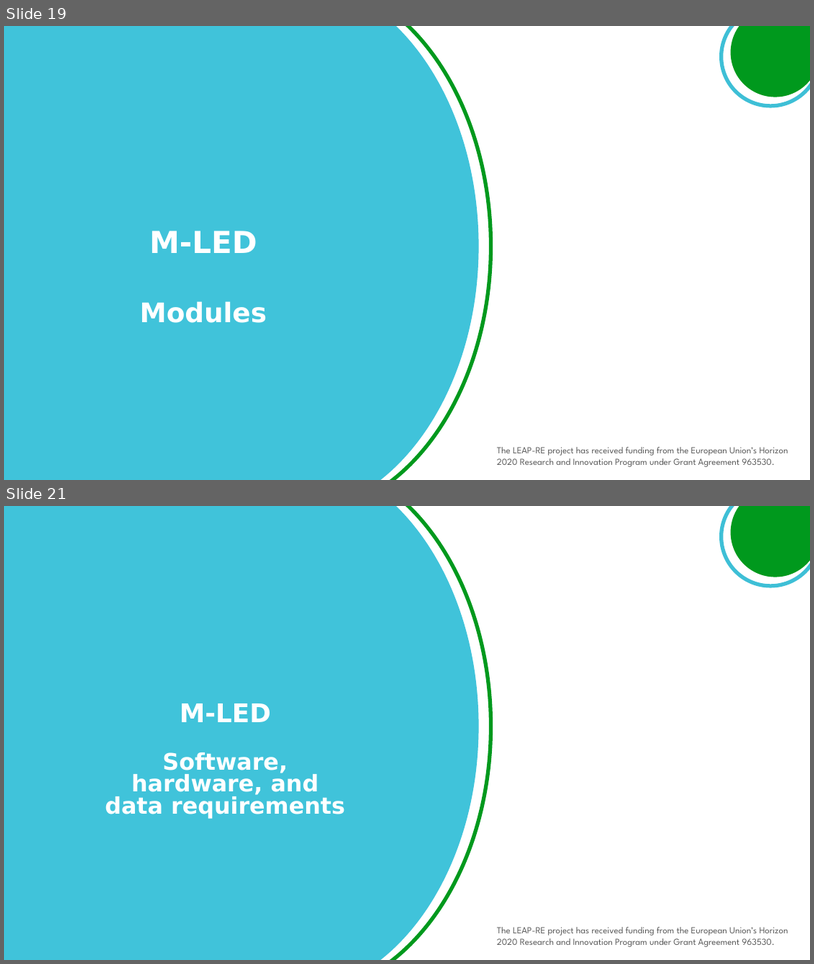
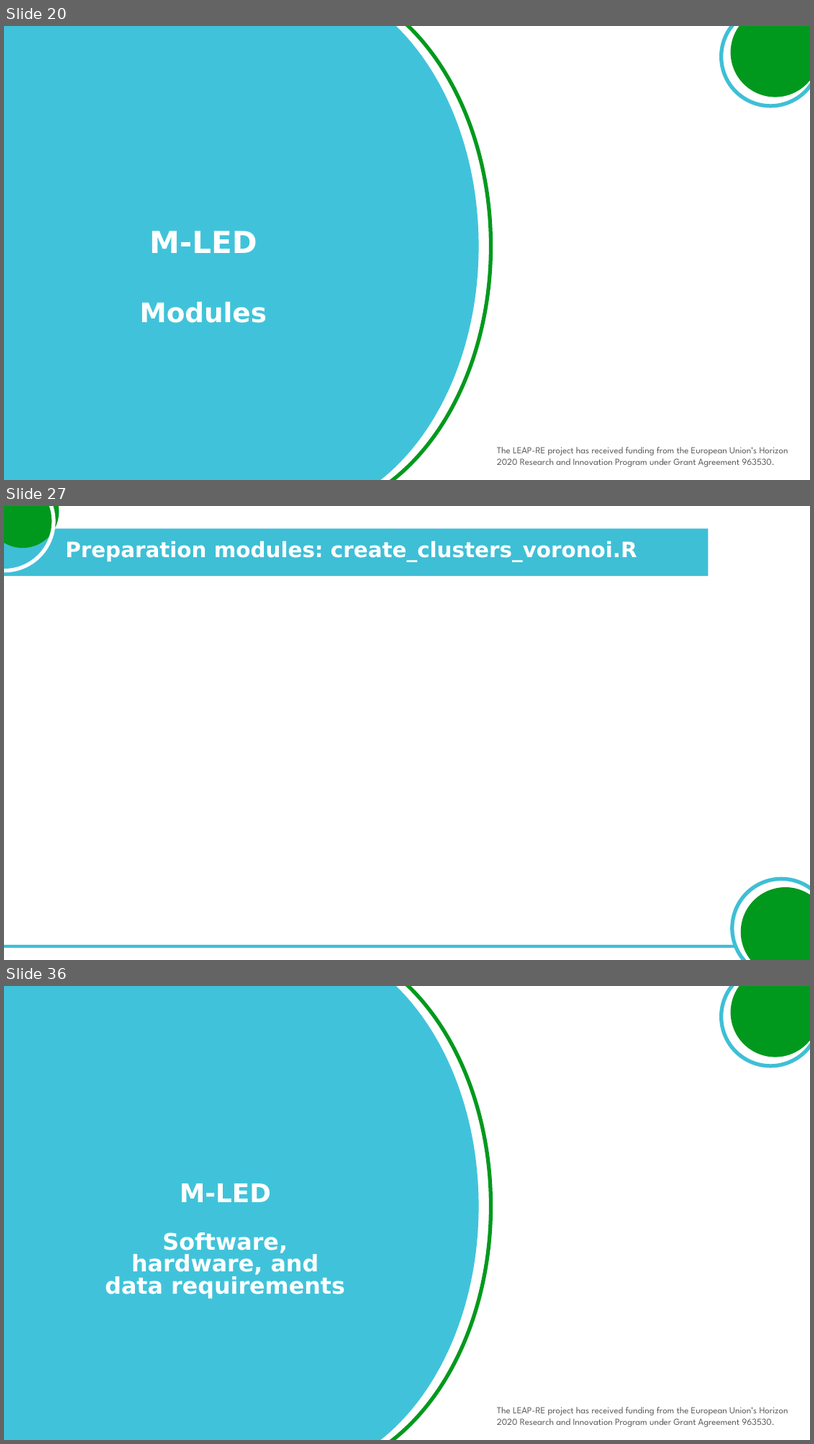
Before and after one commit to giacfalk/RE4AFAGRI_platform, a slide deck: capacity_building/M-LED_slide_pack.pptx. Shown one above the other, each under a label of ours: slides 19 and 21 before the commit, slides 20, 27 and 36 after it; the slides between them are not shown. The pictures are 814x964 and 814x1444 pixels, drawn with LibreOffice and Linux fonts; fonts in the diff are those of the drawing; background and template pictures are left out. Boxes give left, top, right and bottom in pixels: in the first picture for what was removed or moved away, otherwise in the second. Text is boxed around its words. In the diff, an @@ line names an element or a change of style, - is before the commit and + after.

```diff
--- a/capacity_building/M-LED_slide_pack.pptx
+++ b/capacity_building/M-LED_slide_pack.pptx
@@ slide 27 added at (x1=4, y1=506, x2=810, y2=960), background #FFFFFF @@
@@ ellipse added at (x1=4, y1=506, x2=64, y2=552), fill #00991D @@
@@ ellipse added at (x1=4, y1=506, x2=54, y2=571), outline #FFFFFF 4.5 pt @@
@@ rectangle added at (x1=4, y1=528, x2=709, y2=576), fill #3EBFD6 @@
@@ title added at (x1=65, y1=541, x2=638, y2=561), 25.2 pt, text #FFFFFF, bold @@
+Preparation modules: create_clusters_voronoi.R
@@ ellipse added at (x1=727, y1=872, x2=810, y2=960), outline #3EBFD6 4.5 pt @@
@@ ellipse added at (x1=736, y1=882, x2=810, y2=960), fill #00991D @@
@@ rectangle added at (x1=4, y1=944, x2=737, y2=947), fill #3EBFD6 @@
@@ what was slide 19 is now slide 20 @@
@@ what was slide 21 is now slide 36 @@
```
Also in this commit, not shown: 4 slides changed, 27 other slides added, 3 slides removed, 18 other files.
